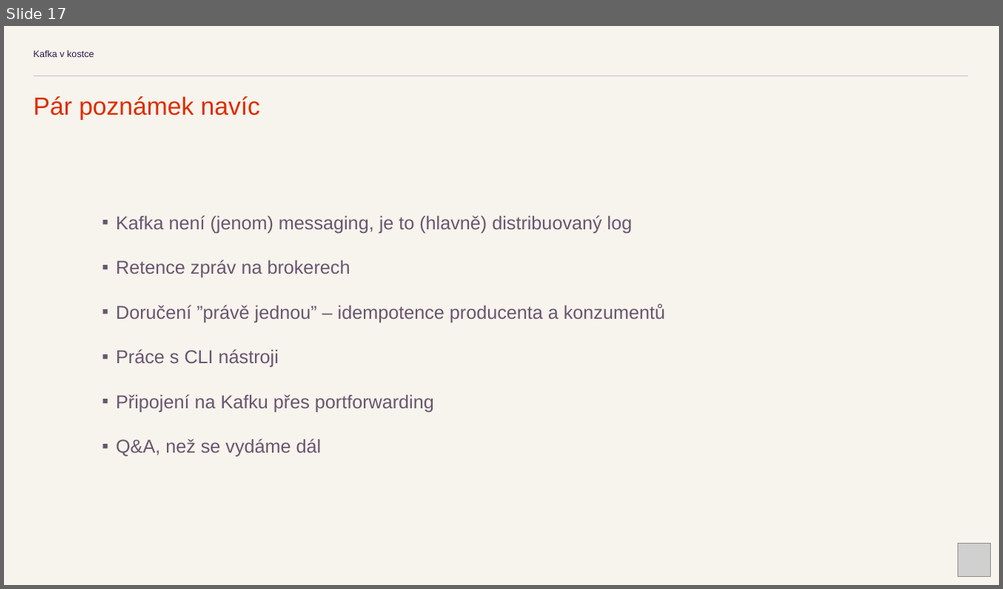
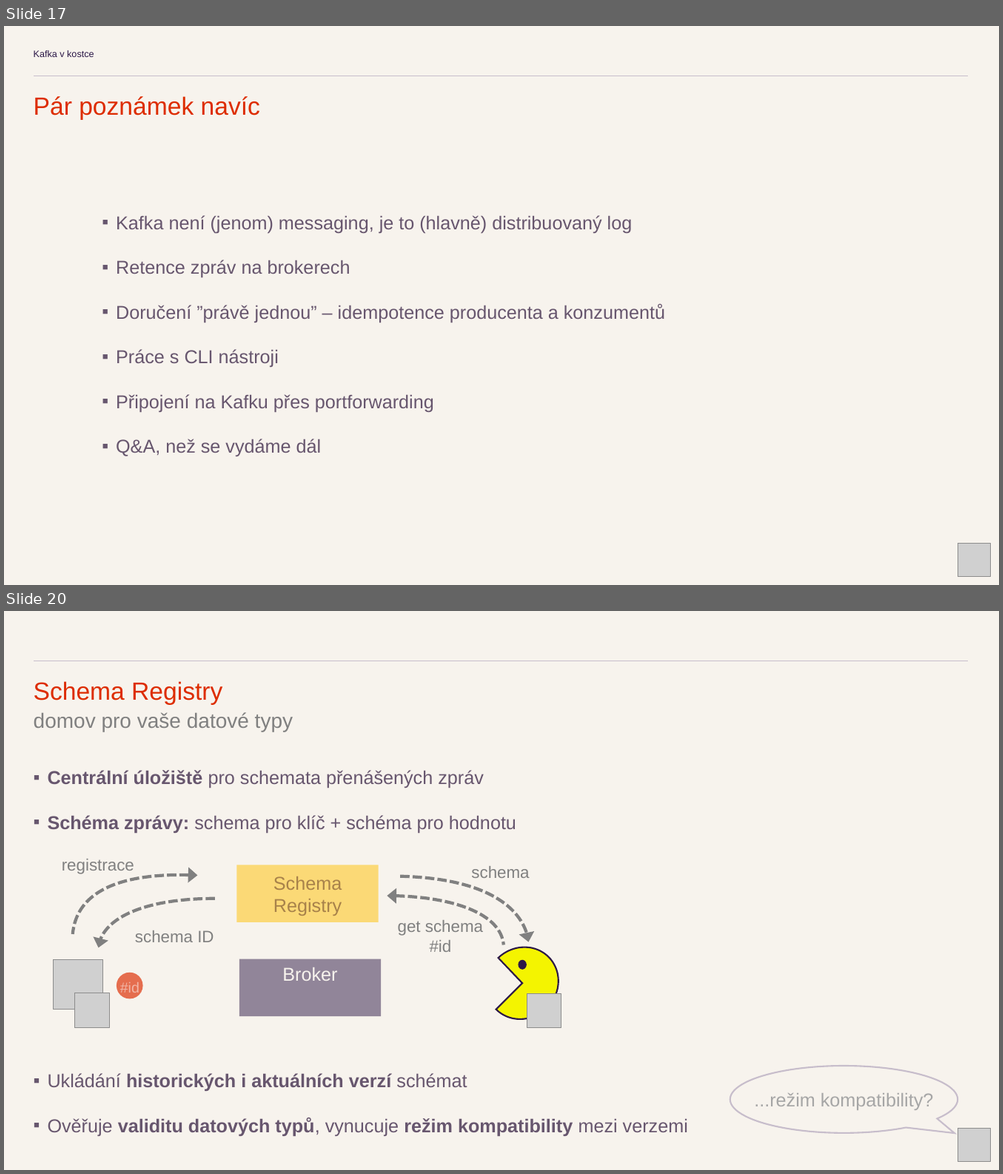
Before and after one commit to kicune/kafka_v_kostce, a slide deck: prez/Kafka v kostce.pptx. Shown one above the other, each under a label of ours: slide 17 before the commit, slides 17 and 20 after it; the slides between them are not shown. The pictures are 1003x589 and 1003x1174 pixels, drawn with LibreOffice and Linux fonts; fonts in the diff are those of the drawing; grey boxes stand for pictures. Boxes give left, top, right and bottom in pixels: in the first picture for what was removed or moved away, otherwise in the second. Text is boxed around its words. In the diff, an @@ line names an element or a change of style, - is before the commit and + after.

```diff
--- a/prez/Kafka v kostce.pptx
+++ b/prez/Kafka v kostce.pptx
@@ slide 20 added at box(4, 611, 999, 1170), background #F7F3ED; not listed: 1 template element that a slide beside it also shows @@
@@ text added at box(34, 681, 293, 732), 20 pt, text #808080 @@
+Schema Registry
+domov pro vaše datové typy
@@ text added at box(48, 770, 516, 833), 18 pt, text #67566E @@
+▪ Centrální úložiště pro schemata přenášených zpráv
+▪ Schéma zprávy: schema pro klíč + schéma pro hodnotu
@@ text added at box(62, 859, 134, 874), 16 pt, text #808080 @@
+registrace
@@ freeform shape added at box(73, 875, 197, 937), outline #808080 3 pt dashed @@
@@ freeform shape added at box(400, 877, 529, 945), outline #808080 3 pt dashed @@
@@ text added at box(471, 866, 529, 878), 16 pt, text #808080 @@
+schema
@@ freeform shape added at box(99, 897, 215, 959), outline #808080 3 pt dashed @@
@@ freeform shape added at box(387, 894, 504, 956), outline #808080 3 pt dashed @@
@@ text added at box(398, 920, 483, 952), 16 pt, text #808080 @@
+get schema #id
@@ text added at box(135, 931, 213, 943), 16 pt, text #808080 @@
+schema ID
@@ group added at box(54, 866, 574, 1034): 2 rectangles, 1 picture, 1 pie slice (boxed as its full ellipse), 1 ellipse @@
+Schema Registry
+Broker
@@ ellipse added at box(116, 973, 143, 999), fill #DD2C00 at 67% opacity @@
@@ text added at box(120, 982, 139, 996), 14 pt, text #FFFFFF at 50% opacity @@
+#id
@@ picture added at box(75, 994, 109, 1028) @@
@@ picture added at box(527, 994, 561, 1028) @@
@@ text added at box(48, 1073, 688, 1136), 18 pt, text #67566E, bold @@
+▪ Ukládání historických i aktuálních verzí schémat
+▪ Ověřuje validitu datových typů, vynucuje režim kompatibility mezi verzemi
@@ speech bubble added at box(730, 1066, 958, 1133), fill #F7F3ED, outline #C7BDCB 1.5 pt, 18 pt, text #A6A6A6 @@
+...režim kompatibility?
@@ picture added at box(958, 1129, 990, 1162) @@
```
Also in this commit, not shown: 1 slide changed, 6 other slides added, 2 other files.
